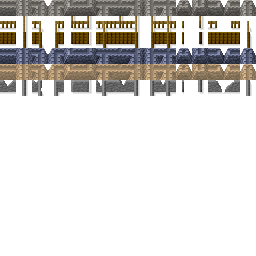
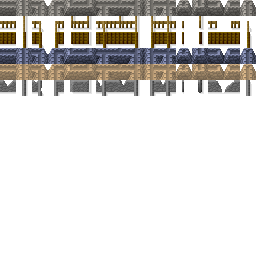
Revision of a layered 256×256 image; what changed, layer by layer:
painted on "Background" over (70, 80, 202, 93)
